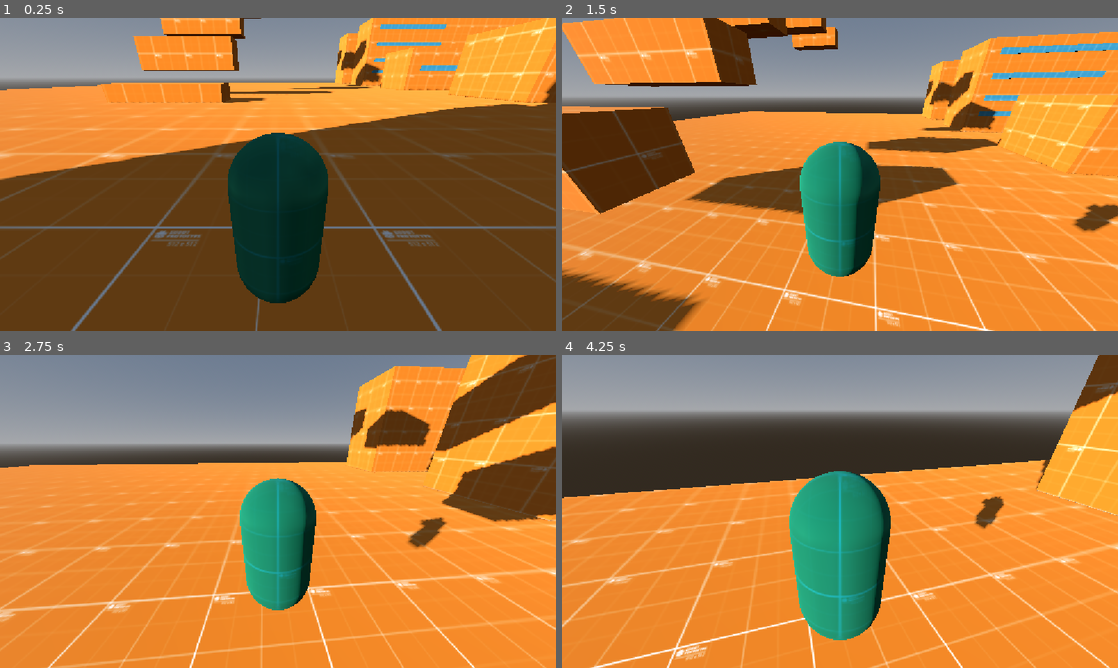
Above: before the commit, frames 1-4 (two rows, left to right).
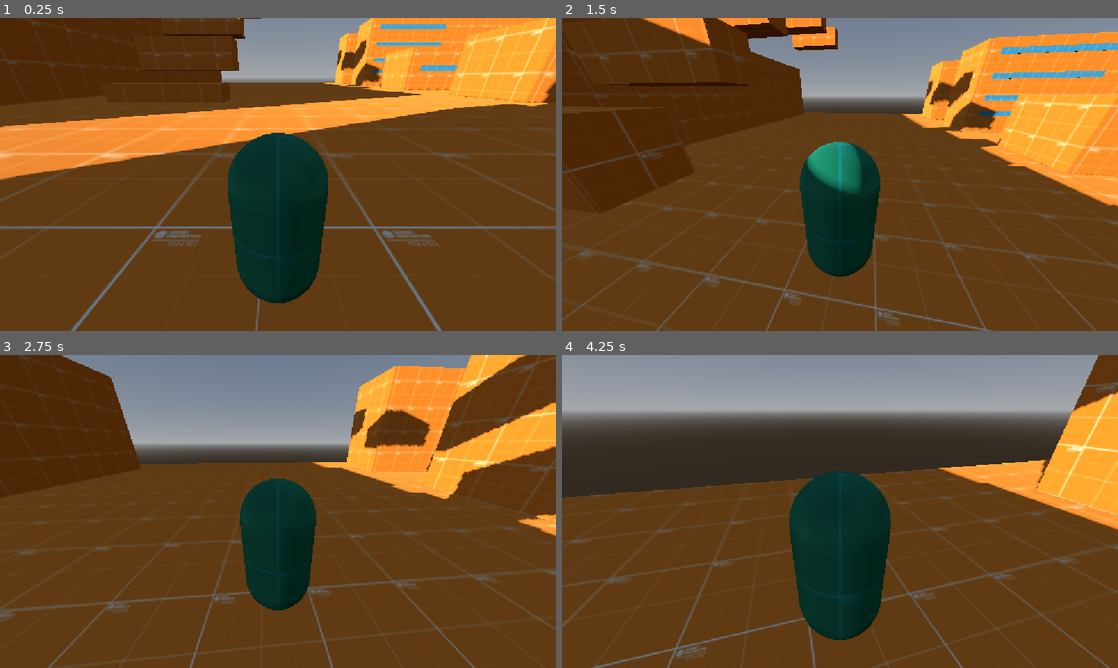
Above: after the commit, the same moments.

Repository: MauroMelender/ProtoProyectGensaku
Game: Godot game, scene res://Test Folder 0.1/escena_testeo.tscn
Same seed, same stepped clock (60 frames per second), same inputs: the game is played once before the commit and once after it.
Inputs (mouse positions are in pixels of both pictures, inside the frame that each line leads up to):
- Up to frame 1 (0.25 s): no input
- Up to frame 2 (1.5 s): tap Enter (ui_accept) at 0.5, 0.77, 0.8, 1.07, 1.35 s; move the mouse to (867, 174) at 0.52 s; hold W (ui_up) from 0.53 s (still down); tap Q (dash) at 0.6 s; move the mouse to (812, 174) at 1.27 s
- Up to frame 3 (2.75 s): keep holding W (ui_up); tap Enter (ui_accept) at 1.52, 1.82, 2.3 s; tap Q (dash) at 1.55, 2.1 s; move the mouse to (289, 505) at 2.02 s
- Up to frame 4 (4.25 s): keep holding W (ui_up); move the mouse to (834, 517) at 2.77 s; tap Q (dash) at 2.85 s; tap Enter (ui_accept) at 3.02, 3.32, 3.6, 3.77, 4.07 s; move the mouse to (878, 514) at 3.52 s

The runs differ from the first frame. In frame 1, 15% of the frame differs, in the area x 0-76%, y 0-35%; in frame 2, 58%; in frame 3, 67%, in the area x 0-100%, y 0-100%; in frame 4, 57%.

Commit message:
Se añadio otro obstaculo para pruebas  y Mejora del sistema wall run

Diff:
--- a/Test Folder 0.1/Player/Habilidades/wall_run.gd
+++ b/Test Folder 0.1/Player/Habilidades/wall_run.gd
@@ -7,6 +7,7 @@
 var cooldown_timer: float = 0.0
 var current_wall_type: WallType = WallType.RECTA
 var current_wall_normal: Vector3 = Vector3.ZERO
+var last_wall_normal: Vector3 = Vector3.ZERO
 
 func _ready() -> void:
 	player = get_parent().get_parent() as Player
@@ -23,37 +24,34 @@
 	if cooldown_timer > 0.0:
 		cooldown_timer -= delta
 
-	if player.is_on_floor() or cooldown_timer > 0.0:
-		return false
-
-	var input_dir := Input.get_vector("ui_left", "ui_right", "ui_up", "ui_down")
-	if input_dir.y >= 0:
+	# Si toca el suelo, reinicia el registro de la última pared
+	if player.is_on_floor():
+		last_wall_normal = Vector3.ZERO
 		return false
 
 	var active_ray = _get_active_ray()
 
 	if active_ray:
 		var collider = active_ray.get_collider()
+		var new_normal = active_ray.get_collision_normal()
 
-		if _is_wallrun_flat(collider):
-			current_wall_type = WallType.RECTA
-			current_wall_normal = active_ray.get_collision_normal()
+		var is_different_wall = last_wall_normal != Vector3.ZERO and new_normal.dot(last_wall_normal) < 0.2
+
+		if cooldown_timer > 0.0 and not is_different_wall:
+			return false
+
+		if _is_wallrun_flat(collider) or _is_wallrun_ramp(collider):
+			current_wall_type = WallType.RECTA if _is_wallrun_flat(collider) else WallType.RAMPA
+			current_wall_normal = new_normal
 			player.current_state = Player.State.WALL_RUNNING
 			player.jump_count = 0
-			return true
-		elif _is_wallrun_ramp(collider):
-			current_wall_type = WallType.RAMPA
-			current_wall_normal = active_ray.get_collision_normal()
-			player.current_state = Player.State.WALL_RUNNING
-			player.jump_count = 0
+			cooldown_timer = 0.0 # Cancela el cooldown para fluidez total
 			return true
 
 	return false
 
 func process_movement(delta: float) -> void:
-	var input_dir := Input.get_vector("ui_left", "ui_right", "ui_up", "ui_down")
-
-	if input_dir.y >= 0 or player.is_on_floor():
+	if player.is_on_floor():
 		_exit_wall_run()
 		return
 
@@ -96,18 +94,22 @@
 
 	if Input.is_action_just_pressed("ui_accept"):
 		player.current_state = Player.State.NORMAL
-		cooldown_timer = 0.35
+		last_wall_normal = current_wall_normal # Guarda la pared
+		cooldown_timer = 0.25                  # Cooldown corto
 		player.jump_count = 1
 
 		var forward_dir := -player.transform.basis.z
-		player.velocity = (current_wall_normal * player.WALL_JUMP_FORCE) + (forward_dir * player.WALL_JUMP_FORWARD_FORCE) + (Vector3.UP * player.JUMP_VELOCITY)
+
+		player.velocity = (current_wall_normal * player.WALL_JUMP_FORCE) + \
+						  (forward_dir * player.WALL_JUMP_FORWARD_FORCE) + \
+						  (Vector3.UP * player.JUMP_VELOCITY)
 		return
 
 	player.move_and_slide()
 
 func _exit_wall_run() -> void:
 	player.current_state = Player.State.NORMAL
-	cooldown_timer = 0.3
+	cooldown_timer = 0.25
 
 func _get_active_ray() -> RayCast3D:
 	if player.ray_izquierda and player.ray_izquierda.is_colliding():
--- a/Test Folder 0.1/Player/player.gd
+++ b/Test Folder 0.1/Player/player.gd
@@ -19,7 +19,7 @@
 
 @export_group("Wall Running")
 @export var WALL_RUN_SPEED: float = 17.0
-@export var WALL_JUMP_FORCE: float = 7.0
+@export var WALL_JUMP_FORCE: float = 10.0
 @export var WALL_JUMP_FORWARD_FORCE: float = 12.0 # Inercia frontal al saltar de la pared
 
 @export_group("Dash")
--- a/Test Folder 0.1/escena_testeo.tscn
+++ b/Test Folder 0.1/escena_testeo.tscn
@@ -40,6 +40,12 @@
 [sub_resource type="ConvexPolygonShape3D" id="ConvexPolygonShape3D_abifw"]
 points = PackedVector3Array(-4.284725, -8.462372, -2.8257427, -4.284725, -8.462372, 2.8257427, -4.284725, 8.462372, -2.8257427, 4.283887, -8.462372, -2.8257427, 4.283887, -8.462372, 2.8257427, -4.284725, 8.462372, 2.8257427, 4.283887, 8.462372, -2.8257427, 4.283887, 8.462372, 2.8257427)
 
+[sub_resource type="BoxMesh" id="BoxMesh_dyyva"]
+size = Vector3(49.940792, 10.002808, 5.6514854)
+
+[sub_resource type="ConvexPolygonShape3D" id="ConvexPolygonShape3D_ypoyn"]
+points = PackedVector3Array(24.970396, 5.001404, 2.8257427, 24.970396, 5.001404, -2.8257427, -24.970396, 5.001404, 2.8257427, 24.970396, -5.001404, 2.8257427, 24.970396, -5.001404, -2.8257427, -24.970396, 5.001404, -2.8257427, -24.970396, -5.001404, 2.8257427, -24.970396, -5.001404, -2.8257427)
+
 [sub_resource type="BoxMesh" id="BoxMesh_i7chq"]
 size = Vector3(24.65477, 4.9525757, 5.6514854)
 
@@ -120,6 +126,12 @@
 
 [sub_resource type="BoxMesh" id="BoxMesh_ja3km"]
 size = Vector3(18.819088, 2.5447617, 0.30001736)
+
+[sub_resource type="BoxMesh" id="BoxMesh_qqnk1"]
+size = Vector3(47.58014, 2.5447617, 0.30001736)
+
+[sub_resource type="ConvexPolygonShape3D" id="ConvexPolygonShape3D_3oegy"]
+points = PackedVector3Array(23.79007, 1.2723808, 0.15000868, 23.79007, 1.2723808, -0.15000868, -23.79007, 1.2723808, 0.15000868, 23.79007, -1.2723808, 0.15000868, 23.79007, -1.2723808, -0.15000868, -23.79007, 1.2723808, -0.15000868, -23.79007, -1.2723808, 0.15000868, -23.79007, -1.2723808, -0.15000868)
 
 [sub_resource type="ProceduralSkyMaterial" id="ProceduralSkyMaterial_0donx"]
 
@@ -224,6 +236,26 @@
 [node name="CollisionShape3D" type="CollisionShape3D" parent="Zona_pruebas/Obstaculos/Muros/Muro7/StaticBody3D" unique_id=979365760]
 shape = SubResource("ConvexPolygonShape3D_mktut")
 
+[node name="Muro10" type="MeshInstance3D" parent="Zona_pruebas/Obstaculos/Muros" unique_id=1694767164]
+transform = Transform3D(-0.0085936785, 0, -0.99996316, 0, 1, 0, 0.99996316, 0, -0.0085936785, -37.84877, 4.501404, 2.302727)
+material_override = SubResource("StandardMaterial3D_khhxn")
+mesh = SubResource("BoxMesh_dyyva")
+
+[node name="StaticBody3D" type="StaticBody3D" parent="Zona_pruebas/Obstaculos/Muros/Muro10" unique_id=1093658955]
+
+[node name="CollisionShape3D" type="CollisionShape3D" parent="Zona_pruebas/Obstaculos/Muros/Muro10/StaticBody3D" unique_id=460494317]
+shape = SubResource("ConvexPolygonShape3D_ypoyn")
+
+[node name="Muro11" type="MeshInstance3D" parent="Zona_pruebas/Obstaculos/Muros" unique_id=4772534]
+transform = Transform3D(0.0050929105, 0, 0.99998707, 0, 1, 0, -0.99998707, 0, 0.0050929105, -26.379236, 4.501404, 2.0226011)
+material_override = SubResource("StandardMaterial3D_khhxn")
+mesh = SubResource("BoxMesh_dyyva")
+
+[node name="StaticBody3D" type="StaticBody3D" parent="Zona_pruebas/Obstaculos/Muros/Muro11" unique_id=1138623609]
+
+[node name="CollisionShape3D" type="CollisionShape3D" parent="Zona_pruebas/Obstaculos/Muros/Muro11/StaticBody3D" unique_id=757314564]
+shape = SubResource("ConvexPolygonShape3D_ypoyn")
+
 [node name="Muro3" type="MeshInstance3D" parent="Zona_pruebas/Obstaculos/Muros" unique_id=1133882218]
 transform = Transform3D(1, 0, 0, 0, 1, 0, 0, 0, 1, 15.50119, 1.9762878, 2.716442)
 material_override = SubResource("StandardMaterial3D_khhxn")
@@ -431,7 +463,7 @@
 shape = SubResource("ConvexPolygonShape3D_ja3km")
 
 [node name="Running2" type="MeshInstance3D" parent="Zona_pruebas/Obstaculos/WallRunning" unique_id=669837303]
-transform = Transform3D(0.40505975, -0.015227575, -0.9141635, 0.027740363, 0.99960566, -0.004359246, 0.9138691, -0.023593483, 0.4053223, -18.950253, 4.924146, 43.262222)
+transform = Transform3D(0.40505975, -0.015227575, -0.9141635, 0.027740363, 0.99960566, -0.004359246, 0.9138691, -0.023593483, 0.4053223, -18.950253, 3.4794674, 43.262222)
 material_override = ExtResource("3_mktut")
 mesh = SubResource("BoxMesh_ja3km")
 
@@ -441,7 +473,7 @@
 shape = SubResource("ConvexPolygonShape3D_ja3km")
 
 [node name="Running3" type="MeshInstance3D" parent="Zona_pruebas/Obstaculos/WallRunning" unique_id=317715654]
-transform = Transform3D(-0.46194115, 0.016686575, 0.8867537, 0.027740363, 0.99960566, -0.0043592458, -0.88647646, 0.022585168, -0.46222174, -12.350412, 4.924146, 43.978806)
+transform = Transform3D(-0.46194115, 0.016686575, 0.8867537, 0.027740363, 0.99960566, -0.0043592458, -0.88647646, 0.022585168, -0.46222174, -12.350412, 3.4794674, 43.978806)
 material_override = ExtResource("3_mktut")
 mesh = SubResource("BoxMesh_ja3km")
 
@@ -449,6 +481,26 @@
 
 [node name="CollisionShape3D" type="CollisionShape3D" parent="Zona_pruebas/Obstaculos/WallRunning/Running3/StaticBody3D" unique_id=511270514]
 shape = SubResource("ConvexPolygonShape3D_ja3km")
+
+[node name="Running5" type="MeshInstance3D" parent="Zona_pruebas/Obstaculos/WallRunning" unique_id=383887114]
+transform = Transform3D(-0.007343143, -0.0041570216, -0.9999644, 0.007598698, 0.9999623, -0.0042128153, 0.9999439, -0.007629376, -0.007311504, -35.136253, 3.3924425, 2.0273485)
+material_override = ExtResource("3_mktut")
+mesh = SubResource("BoxMesh_qqnk1")
+
+[node name="StaticBody3D" type="StaticBody3D" parent="Zona_pruebas/Obstaculos/WallRunning/Running5" unique_id=220864813]
+
+[node name="CollisionShape3D" type="CollisionShape3D" parent="Zona_pruebas/Obstaculos/WallRunning/Running5/StaticBody3D" unique_id=1894181688]
+shape = SubResource("ConvexPolygonShape3D_3oegy")
+
+[node name="Running6" type="MeshInstance3D" parent="Zona_pruebas/Obstaculos/WallRunning" unique_id=1495517343]
+transform = Transform3D(0.003842451, 0.0041837054, 0.99998385, 0.0075986986, 0.9999623, -0.0042128153, -0.99996346, 0.0076147765, 0.003810739, -29.090773, 3.3924425, 2.307474)
+material_override = ExtResource("3_mktut")
+mesh = SubResource("BoxMesh_qqnk1")
+
+[node name="StaticBody3D" type="StaticBody3D" parent="Zona_pruebas/Obstaculos/WallRunning/Running6" unique_id=1880417825]
+
+[node name="CollisionShape3D" type="CollisionShape3D" parent="Zona_pruebas/Obstaculos/WallRunning/Running6/StaticBody3D" unique_id=357887983]
+shape = SubResource("ConvexPolygonShape3D_3oegy")
 
 [node name="Player" parent="." unique_id=1106884710 instance=ExtResource("2_2dbdm")]
 transform = Transform3D(1, 0, 0, 0, 1, 0, 0, 0, 1, -10.406314, 0.89117193, 28.498707)
